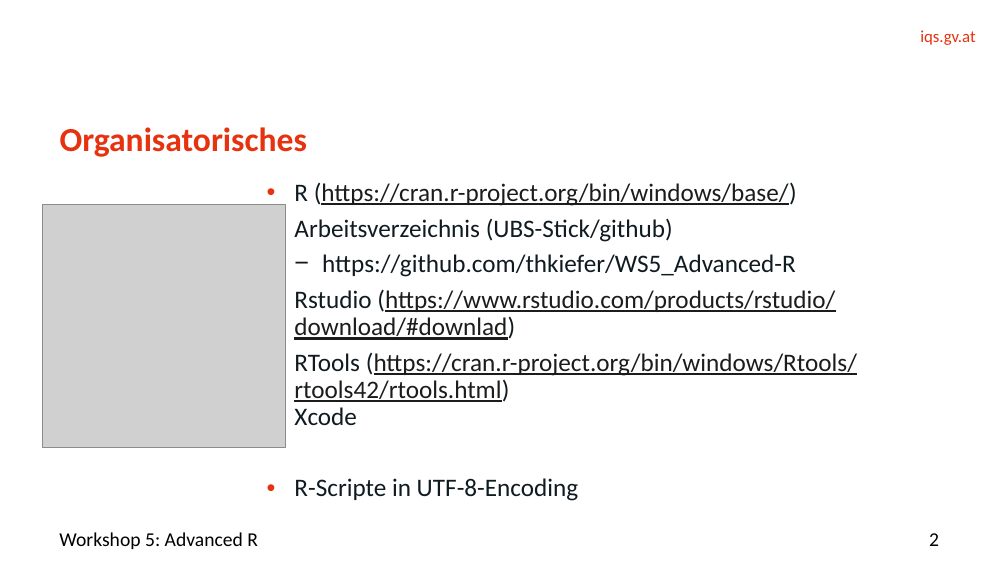
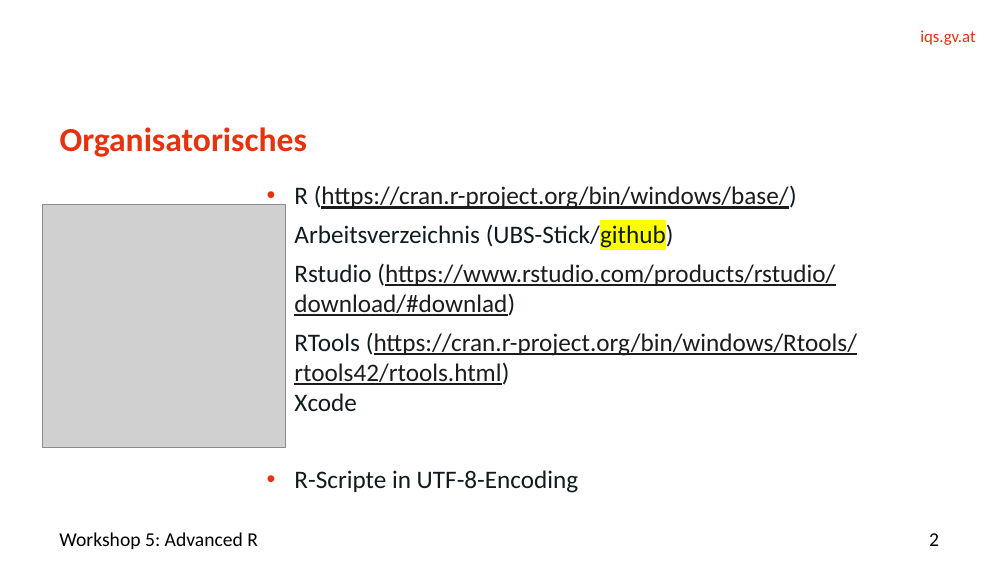
Before and after one commit to thkiefer/WS5_Advanced-R, a slide deck: slide 2 of Folien/WS5_Advanced-R.pptx. Drawn at 1008x567 pixels with LibreOffice and Linux fonts; fonts in the diff are those of the drawing; grey boxes stand for pictures; background and template pictures are left out. Boxes give left, top, right and bottom in pixels: in the first picture for what was removed or moved away, otherwise in the second. Text is boxed around its words. In the diff, an @@ line names an element or a change of style, - is before the commit and + after.

```diff
--- a/Folien/WS5_Advanced-R.pptx
+++ b/Folien/WS5_Advanced-R.pptx
@@ text "R (https://cran.r-project.org/bin/windows/base/)" at box(294, 185, 857, 493): highlight none to #FFFF00 in "(UBS-Stick/github)"; line spacing 0.9 to 1 @@
@@ text at box(322, 254, 796, 277): paragraph removed @@
-  − https://github.com/thkiefer/WS5_Advanced-R
```
Also in this commit, not shown: 1 other slide changed.
